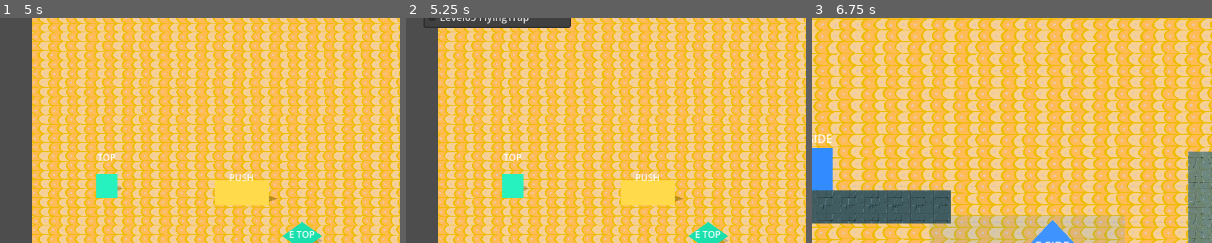
Above: before the commit, frames 1-3 (left to right).
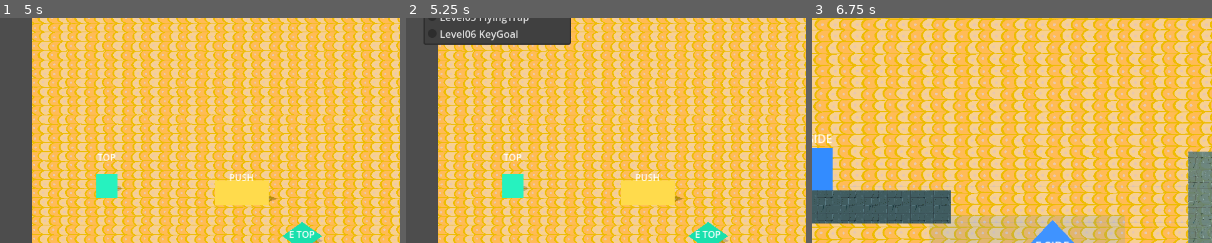
Above: after the commit, the same moments.

Repository: JrDw0/side-to-topdown-new
Game: Godot game, scene res://scenes/levels/Level01_SwitchCamera.tscn
Same seed, same stepped clock (60 frames per second), same inputs: the game is played once before the commit and once after it.
Inputs:
- Up to frame 1 (5 s): click "收起" at 0.5 s; click "展开" at 1.25 s; click "进入关卡" at 2 s; click "下一关" at 2.75 s; click "收起" at 3.5 s; click "展开" at 4.25 s
- Up to frame 2 (5.25 s): click "Level02 BoxPlatform" at 5 s
- Up to frame 3 (6.75 s): click "进入关卡" at 5.75 s; click "上一关" at 6.5 s
The pictures show only the part of the screen within x 0-50%, y 32-82%; the shares and areas given below are measured in that part.

Frame 1 is identical in both runs. In frame 2, 2.6% of the frame differs, in the area x 4-42%, y 3-12%; in frame 3, nothing differs.

Commit message:
添加钥匙解锁通关点机制

Diff:
--- a/scenes/levels/Level05_FlyingTrap.tscn
+++ b/scenes/levels/Level05_FlyingTrap.tscn
@@ -105,6 +105,7 @@
 [node name="Goal" parent="." instance=ExtResource("6_goal")]
 position = Vector2(1110, 592)
 active_mode = 0
+next_scene_path = "res://scenes/levels/Level06_KeyGoal.tscn"
 
 [node name="Player" parent="." instance=ExtResource("4_player")]
 position = Vector2(145, 560)
--- /dev/null
+++ b/scenes/levels/Level06_KeyGoal.tscn
@@ -0,0 +1,138 @@
+[gd_scene load_steps=15 format=3 uid="uid://bkbm0c5uwserj"]
+
+[ext_resource type="Script" uid="uid://blpmj6dyk4y3h" path="res://scripts/Level.gd" id="1_level"]
+[ext_resource type="Script" uid="uid://dxu64fm35kdhp" path="res://scripts/PerspectiveController.gd" id="2_controller"]
+[ext_resource type="Script" uid="uid://cugndu2cny5up" path="res://scripts/ModeBackdrop.gd" id="3_backdrop"]
+[ext_resource type="PackedScene" path="res://scenes/actors/Player.tscn" id="4_player"]
+[ext_resource type="PackedScene" path="res://scenes/mechanics/PerspectiveSwitch.tscn" id="5_switch"]
+[ext_resource type="PackedScene" path="res://scenes/objects/Goal.tscn" id="6_goal"]
+[ext_resource type="Script" uid="uid://clw1isornpnve" path="res://scripts/PerspectiveCamera.gd" id="7_camera"]
+[ext_resource type="PackedScene" path="res://scenes/objects/Key.tscn" id="8_key"]
+[ext_resource type="Texture2D" uid="uid://btx4ke54epbo0" path="res://assets/地面 墙纸tiles/壁纸.png" id="9_wallpaper"]
+[ext_resource type="PackedScene" path="res://scenes/objects/BrickBlock.tscn" id="10_brick_block"]
+[ext_resource type="PackedScene" path="res://scenes/mechanics/ModeWall.tscn" id="11_wall"]
+
+[sub_resource type="RectangleShape2D" id="RectangleShape2D_left_bound"]
+size = Vector2(34, 720)
+
+[sub_resource type="RectangleShape2D" id="RectangleShape2D_right_bound"]
+size = Vector2(34, 720)
+
+[sub_resource type="RectangleShape2D" id="RectangleShape2D_ceiling"]
+size = Vector2(1280, 32)
+
+[node name="Level06_KeyGoal" type="Node2D"]
+script = ExtResource("1_level")
+
+[node name="ModeBackdrop" type="Node2D" parent="."]
+script = ExtResource("3_backdrop")
+
+[node name="WallpaperTile" type="Sprite2D" parent="ModeBackdrop"]
+z_index = -1
+texture_filter = 1
+texture_repeat = 2
+scale = Vector2(0.125, 0.125)
+texture = ExtResource("9_wallpaper")
+centered = false
+region_enabled = true
+region_rect = Rect2(0, 0, 10240, 5760)
+
+[node name="PerspectiveController" type="Node" parent="."]
+script = ExtResource("2_controller")
+
+[node name="KeyRouteTint" type="Polygon2D" parent="."]
+color = Color(1, 0.86, 0.22, 0.14)
+polygon = PackedVector2Array(515, 360, 775, 360, 775, 520, 515, 520)
+
+[node name="LockedExitTint" type="Polygon2D" parent="."]
+color = Color(1, 0.28, 0.14, 0.16)
+polygon = PackedVector2Array(1010, 520, 1175, 520, 1175, 650, 1010, 650)
+
+[node name="LeftFloor" parent="." instance=ExtResource("10_brick_block")]
+position = Vector2(285, 666)
+block_size = Vector2(570, 52)
+visual_modulate = Color(0.7, 0.74, 0.78, 1)
+
+[node name="MiddleFloor" parent="." instance=ExtResource("10_brick_block")]
+position = Vector2(710, 666)
+block_size = Vector2(260, 52)
+visual_modulate = Color(0.66, 0.71, 0.76, 1)
+
+[node name="RightFloor" parent="." instance=ExtResource("10_brick_block")]
+position = Vector2(1065, 666)
+block_size = Vector2(430, 52)
+visual_modulate = Color(0.7, 0.74, 0.78, 1)
+
+[node name="KeyPlatform" parent="." instance=ExtResource("10_brick_block")]
+position = Vector2(645, 520)
+block_size = Vector2(260, 38)
+visual_modulate = Color(0.78, 0.72, 0.48, 1)
+
+[node name="LeftBoundary" type="StaticBody2D" parent="."]
+position = Vector2(-17, 360)
+
+[node name="CollisionShape2D" type="CollisionShape2D" parent="LeftBoundary"]
+shape = SubResource("RectangleShape2D_left_bound")
+
+[node name="RightBoundary" type="StaticBody2D" parent="."]
+position = Vector2(1297, 360)
+
+[node name="CollisionShape2D" type="CollisionShape2D" parent="RightBoundary"]
+shape = SubResource("RectangleShape2D_right_bound")
+
+[node name="CeilingBoundary" type="StaticBody2D" parent="."]
+position = Vector2(640, -16)
+
+[node name="CollisionShape2D" type="CollisionShape2D" parent="CeilingBoundary"]
+shape = SubResource("RectangleShape2D_ceiling")
+
+[node name="PerspectiveSwitch" parent="." instance=ExtResource("5_switch")]
+position = Vector2(360, 590)
+
+[node name="TopdownGuideWallLeft" parent="." instance=ExtResource("11_wall")]
+position = Vector2(515, 440)
+scale = Vector2(1, 0.9)
+
+[node name="TopdownGuideWallRight" parent="." instance=ExtResource("11_wall")]
+position = Vector2(775, 440)
+scale = Vector2(1, 0.9)
+
+[node name="GateKey" parent="." instance=ExtResource("8_key")]
+position = Vector2(645, 455)
+key_id = &"exit_key"
+display_name = "出口钥匙"
+
+[node name="Goal" parent="." instance=ExtResource("6_goal")]
+position = Vector2(1110, 592)
+required_key_id = &"exit_key"
+
+[node name="Player" parent="." instance=ExtResource("4_player")]
+position = Vector2(135, 560)
+
+[node name="Camera2D" type="Camera2D" parent="."]
+position = Vector2(640, 360)
+script = ExtResource("7_camera")
+
+[node name="CanvasLayer" type="CanvasLayer" parent="."]
+
+[node name="WinLabel" type="Label" parent="CanvasLayer"]
+visible = false
+anchors_preset = 8
+anchor_left = 0.5
+anchor_top = 0.5
+anchor_right = 0.5
+anchor_bottom = 0.5
+offset_left = -140.0
+offset_top = -28.0
+offset_right = 140.0
+offset_bottom = 28.0
+text = "全部通关"
+horizontal_alignment = 1
+vertical_alignment = 1
+
+[node name="HintLabel" type="Label" parent="CanvasLayer"]
+offset_left = 32.0
+offset_top = 28.0
+offset_right = 560.0
+offset_bottom = 56.0
+text = "出口需要钥匙。按 E 切换俯视角取得钥匙。"
--- a/scenes/objects/Goal.tscn
+++ b/scenes/objects/Goal.tscn
@@ -21,6 +21,15 @@
 color = Color(0.35, 1, 0.42, 1)
 polygon = PackedVector2Array(-24, 48, -24, -48, 26, -34, 4, -10, 26, 14, -24, 14)
 
+[node name="LockedLabel" type="Label" parent="."]
+visible = false
+offset_left = -54.0
+offset_top = -74.0
+offset_right = 54.0
+offset_bottom = -50.0
+text = "需要钥匙"
+horizontal_alignment = 1
+
 [node name="PerspectiveVisual" type="Node2D" parent="."]
 script = ExtResource("2_visual")
 initial_mode = 1
--- /dev/null
+++ b/scenes/objects/Key.tscn
@@ -0,0 +1,44 @@
+[gd_scene load_steps=4 format=3]
+
+[ext_resource type="Script" path="res://scripts/Key.gd" id="1_key"]
+[ext_resource type="Script" path="res://scripts/PerspectiveVisual.gd" id="2_visual"]
+
+[sub_resource type="CircleShape2D" id="CircleShape2D_key"]
+radius = 26.0
+
+[node name="Key" type="Area2D"]
+script = ExtResource("1_key")
+
+[node name="CollisionShape2D" type="CollisionShape2D" parent="."]
+shape = SubResource("CircleShape2D_key")
+
+[node name="Shadow" type="Polygon2D" parent="."]
+z_index = -1
+color = Color(0, 0, 0, 1)
+polygon = PackedVector2Array(-24, 0, -16, -7, 0, -10, 16, -7, 24, 0, 16, 7, 0, 10, -16, 7)
+
+[node name="Visual" type="Polygon2D" parent="."]
+color = Color(1, 0.86, 0.22, 1)
+polygon = PackedVector2Array(-18, -6, -8, -16, 5, -16, 15, -6, 15, 6, 5, 16, -8, 16, -18, 6, -2, 6, -2, 1, -8, 1, -8, -1, -2, -1, -2, -6)
+
+[node name="Label" type="Label" parent="."]
+offset_left = -42.0
+offset_top = -52.0
+offset_right = 42.0
+offset_bottom = -28.0
+text = "钥匙"
+horizontal_alignment = 1
+
+[node name="PerspectiveVisual" type="Node2D" parent="."]
+script = ExtResource("2_visual")
+initial_mode = 1
+side_visual_scale = Vector2(0.95, 1.1)
+side_visual_offset = Vector2(0, -8)
+side_shadow_scale = Vector2(0.72, 0.3)
+side_shadow_offset = Vector2(0, 22)
+side_shadow_alpha = 0.22
+topdown_visual_scale = Vector2(1.12, 0.72)
+topdown_visual_offset = Vector2(0, 4)
+topdown_shadow_scale = Vector2(0.78, 0.48)
+topdown_shadow_offset = Vector2(7, 12)
+topdown_shadow_alpha = 0.18
--- a/scripts/Goal.gd
+++ b/scripts/Goal.gd
@@ -2,23 +2,52 @@
 
 const PerspectiveModes := preload("res://scripts/PerspectiveModes.gd")
 
+@export_category("通关点")
+
+@export_group("基础配置")
+## 通关点响应的视角。只有当前视角匹配时才会触发。
 @export_enum("SIDE", "TOPDOWN") var active_mode := 0
+## 通关后进入的下一个场景。留空时只调用当前关卡的 complete_level。
 @export_file("*.tscn") var next_scene_path := ""
+## 解锁通关点需要的钥匙ID。留空表示不需要钥匙。
+@export var required_key_id: StringName = &""
+
+@export_group("锁定反馈")
+## 没有配置钥匙，或玩家已经拥有钥匙时的通关点颜色。
+@export var unlocked_color := Color(0.35, 1.0, 0.42, 1.0)
+## 需要钥匙但尚未解锁时的通关点颜色。
+@export var locked_color := Color(1.0, 0.18, 0.12, 1.0)
+## 玩家缺少钥匙时触碰通关点的闪烁颜色。
+@export var locked_feedback_color := Color(1.0, 0.18, 0.12, 1.0)
+## 玩家缺少钥匙时是否短暂显示提示文本。
+@export var show_locked_label := true
 
 @onready var visual: Polygon2D = $Visual
 @onready var collision_shape: CollisionShape2D = $CollisionShape2D
 @onready var perspective_visual: Node = get_node_or_null("PerspectiveVisual")
+@onready var locked_label: Label = get_node_or_null("LockedLabel") as Label
 
 var _mode: int = PerspectiveModes.Mode.TOPDOWN
 var _active := false
 var _completed := false
+var _unlocked := true
+var _feedback_tween: Tween
 
 
 func _ready() -> void:
 	add_to_group("perspective_objects")
 	body_entered.connect(_on_body_entered)
+	if locked_label != null:
+		locked_label.visible = false
 	_sync_with_controller()
 	_apply_state()
+
+
+func _process(_delta: float) -> void:
+	if String(required_key_id).is_empty() or _completed:
+		return
+
+	_update_unlock_state()
 
 
 func set_perspective_mode(mode: int) -> void:
@@ -44,6 +73,7 @@
 	_active = _mode == active_mode
 	monitoring = _active
 	collision_shape.disabled = not _active
+	_update_unlock_state()
 	visual.modulate.a = 1.0 if _active else 0.24
 	if perspective_visual != null and perspective_visual.has_method("set_shadow_alpha_multiplier"):
 		perspective_visual.set_shadow_alpha_multiplier(1.0 if _active else 0.24)
@@ -51,6 +81,9 @@
 
 func _on_body_entered(body: Node2D) -> void:
 	if _completed or not _active or not body.has_method("reach_goal"):
+		return
+	if _is_locked_for(body):
+		_show_locked_feedback()
 		return
 
 	_completed = true
@@ -62,3 +95,44 @@
 	var level: Node = get_tree().current_scene
 	if level != null and level.has_method("complete_level"):
 		level.complete_level()
+
+
+func _is_locked_for(body: Node) -> bool:
+	if String(required_key_id).is_empty():
+		return false
+	if not body.has_method("has_key"):
+		return true
+
+	return not body.has_key(required_key_id)
+
+
+func _show_locked_feedback() -> void:
+	if locked_label != null and show_locked_label:
+		locked_label.visible = true
+
+	if _feedback_tween != null:
+		_feedback_tween.kill()
+
+	_feedback_tween = create_tween()
+	_feedback_tween.tween_property(visual, "color", locked_feedback_color, 0.08)
+	_feedback_tween.tween_property(visual, "color", _get_target_color(), 0.18)
+	if locked_label != null and show_locked_label:
+		_feedback_tween.tween_interval(0.55)
+		_feedback_tween.tween_callback(func() -> void:
+			if locked_label != null:
+				locked_label.visible = false
+		)
+
+
+func _update_unlock_state() -> void:
+	_unlocked = true
+	if not String(required_key_id).is_empty():
+		var player := get_tree().get_first_node_in_group("player")
+		_unlocked = player != null and player.has_method("has_key") and player.has_key(required_key_id)
+
+	if _feedback_tween == null or not _feedback_tween.is_running():
+		visual.color = _get_target_color()
+
+
+func _get_target_color() -> Color:
+	return unlocked_color if _unlocked else locked_color
--- /dev/null
+++ b/scripts/Key.gd
@@ -0,0 +1,79 @@
+extends Area2D
+class_name Key
+
+const PerspectiveModes := preload("res://scripts/PerspectiveModes.gd")
+
+@export_category("钥匙")
+
+@export_group("基础配置")
+## 钥匙ID。通关点的 required_key_id 与这里一致时，拾取后即可解锁该通关点。
+@export var key_id: StringName = &"key"
+## 编辑器和关卡中显示的钥匙名称。
+@export var display_name := "钥匙"
+## 钥匙响应的视角。只有当前视角匹配时玩家才能拾取。
+@export_enum("SIDE", "TOPDOWN") var active_mode := 1
+
+@export_group("视觉")
+## 钥匙可拾取时的颜色。
+@export var available_color := Color(1.0, 0.86, 0.22, 1.0)
+## 钥匙在非响应视角下的透明度。
+@export_range(0.0, 1.0, 0.01) var inactive_alpha := 0.24
+
+@onready var visual: Polygon2D = $Visual
+@onready var collision_shape: CollisionShape2D = $CollisionShape2D
+@onready var label: Label = get_node_or_null("Label") as Label
+@onready var perspective_visual: Node = get_node_or_null("PerspectiveVisual")
+
+var _mode: int = PerspectiveModes.Mode.TOPDOWN
+var _active := false
+var _collected := false
+
+
+func _ready() -> void:
+	add_to_group("perspective_objects")
+	body_entered.connect(_on_body_entered)
+	if label != null:
+		label.text = display_name
+	_sync_with_controller()
+	_apply_state()
+
+
+func set_perspective_mode(mode: int) -> void:
+	_mode = mode
+	_apply_state()
+
+
+func get_perspective_mode() -> int:
+	return _mode
+
+
+func get_mode_sample_position() -> Vector2:
+	return global_position
+
+
+func _sync_with_controller() -> void:
+	var controller := get_tree().get_first_node_in_group("perspective_controller")
+	if controller != null and controller.has_method("get_mode"):
+		set_perspective_mode(controller.get_mode())
+
+
+func _apply_state() -> void:
+	_active = not _collected and _mode == active_mode
+	monitoring = _active
+	collision_shape.disabled = not _active
+	visible = not _collected
+	visual.color = available_color
+	visual.modulate.a = 1.0 if _active else inactive_alpha
+	if label != null:
+		label.modulate.a = 1.0 if _active else inactive_alpha
+	if perspective_visual != null and perspective_visual.has_method("set_shadow_alpha_multiplier"):
+		perspective_visual.set_shadow_alpha_multiplier(1.0 if _active else inactive_alpha)
+
+
+func _on_body_entered(body: Node2D) -> void:
+	if _collected or not _active or not body.has_method("collect_key"):
+		return
+
+	body.collect_key(key_id)
+	_collected = true
+	_apply_state()
--- a/scripts/Player.gd
+++ b/scripts/Player.gd
@@ -18,6 +18,7 @@
 var _gravity := 980.0
 var _movement_locked := false
 var _on_ice_surface := false
+var _collected_keys: Dictionary = {}
 
 
 func _ready() -> void:
@@ -67,6 +68,20 @@
 
 func set_on_ice_surface(active: bool) -> void:
 	_on_ice_surface = active and _mode == PerspectiveModes.Mode.TOPDOWN
+
+
+func collect_key(key_id: StringName) -> void:
+	if String(key_id).is_empty():
+		return
+
+	_collected_keys[key_id] = true
+
+
+func has_key(key_id: StringName) -> bool:
+	if String(key_id).is_empty():
+		return true
+
+	return _collected_keys.has(key_id)
 
 
 func reset_to_safe_point() -> void:
Not shown, added: scripts/Key.gd.uid
